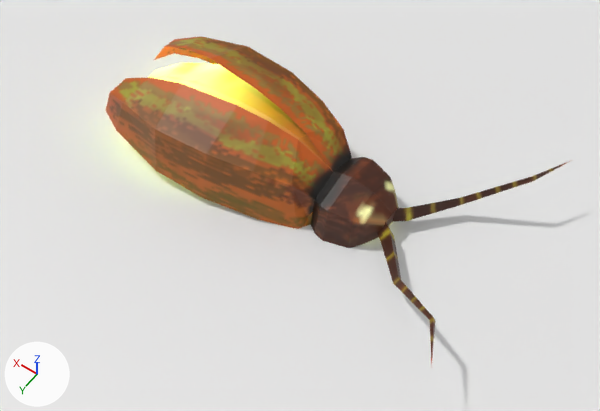
Before and after pictures for a commit that changed the Blender file blender/globug/globug.blend.
Rendered twice from a 50 mm lens placed at (-0.89, 1.235, 1.837), pointed at (-0.071, 0.088, 0.034). Arrows for +X, +Y and +Z are at lower left; the lights stay in place.

The first picture shows 'Bug', 'floor-noimp'.
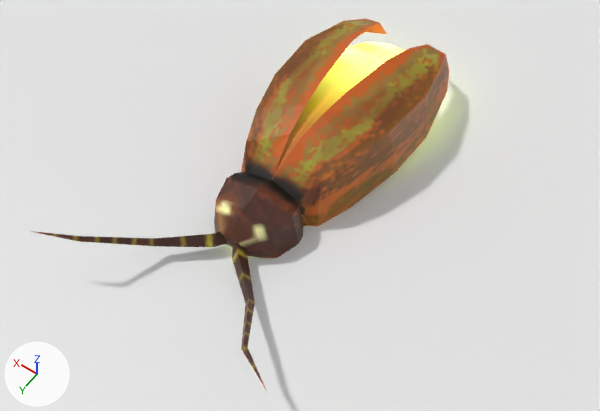
Boxes [x1, y1, x2, y2] around the edits, measured in the pictures (600 x 411 px):
'Bug', deleted
    before: [106, 36, 572, 365]
'Bug-convcol', added
    after: [214, 18, 449, 258]
'antenae', added
    after: [30, 231, 267, 391]

The change, as a diff of the scene's bpy script:
```diff
--- a/blender/globug/globug.blend.py
+++ b/blender/globug/globug.blend.py
@@ me_vert_001 @@
+me_vert_001.from_pydata(...)  # 26 vertices, 24 faces; spans x -0.373..0.373, y 0.277..0.632, z 0.039..0.168
+me_vert_001.materials.append(mat_bug)
@@ me_vert_1 @@
+me_vert_1.from_pydata(...)  # 110 vertices, 84 faces; spans x -0.227..0.227, y -0.616..0.307, z -0.015..0.242
+me_vert_1.materials.append(mat_bug)
@@ ob_bug @@
-ob_bug = bpy.data.objects.new('Bug', me_vert)
-ob_bug.location = (0.0, 0.0, 0.0)
-ob_bug.scale = (0.3, 0.3, 0.3)
@@ ob_antenae @@
+ob_antenae = bpy.data.objects.new('antenae', me_vert_001)
+ob_antenae.parent = ob_bug_convcol
+ob_antenae.location = (0.0, 0.0, 0.0)
@@ ob_bug_convcol @@
+ob_bug_convcol = bpy.data.objects.new('Bug-convcol', me_vert_1)
+ob_bug_convcol.location = (0.0, 0.0, 0.0)
```
